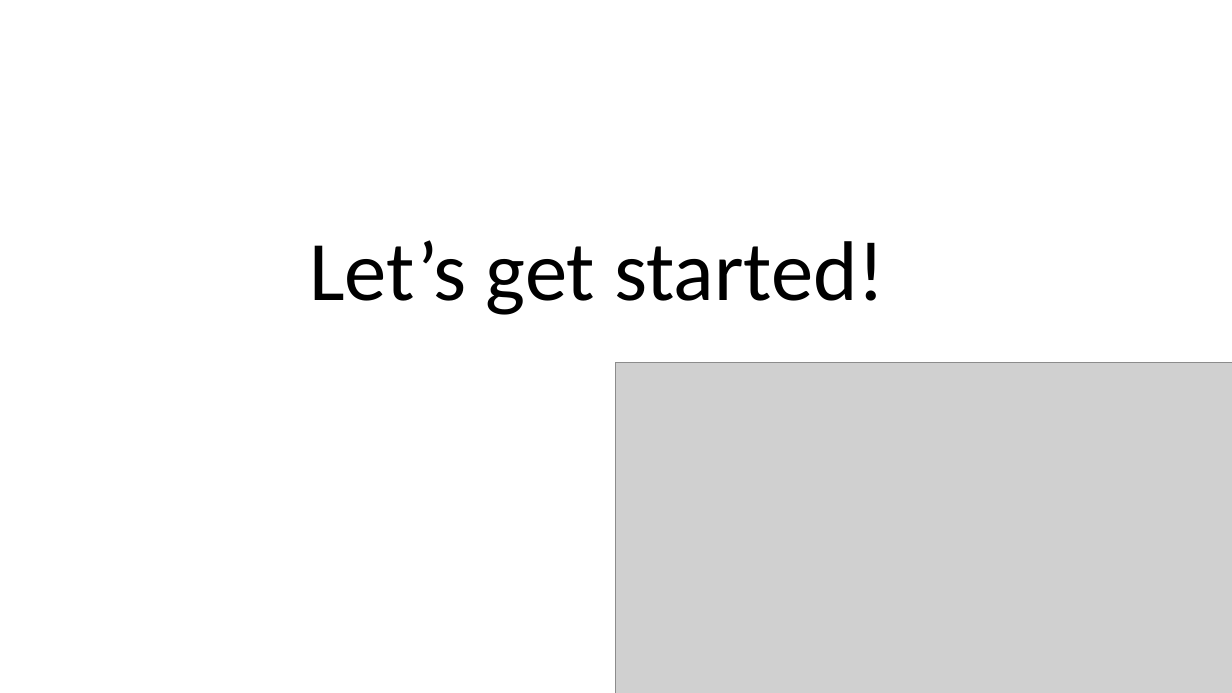
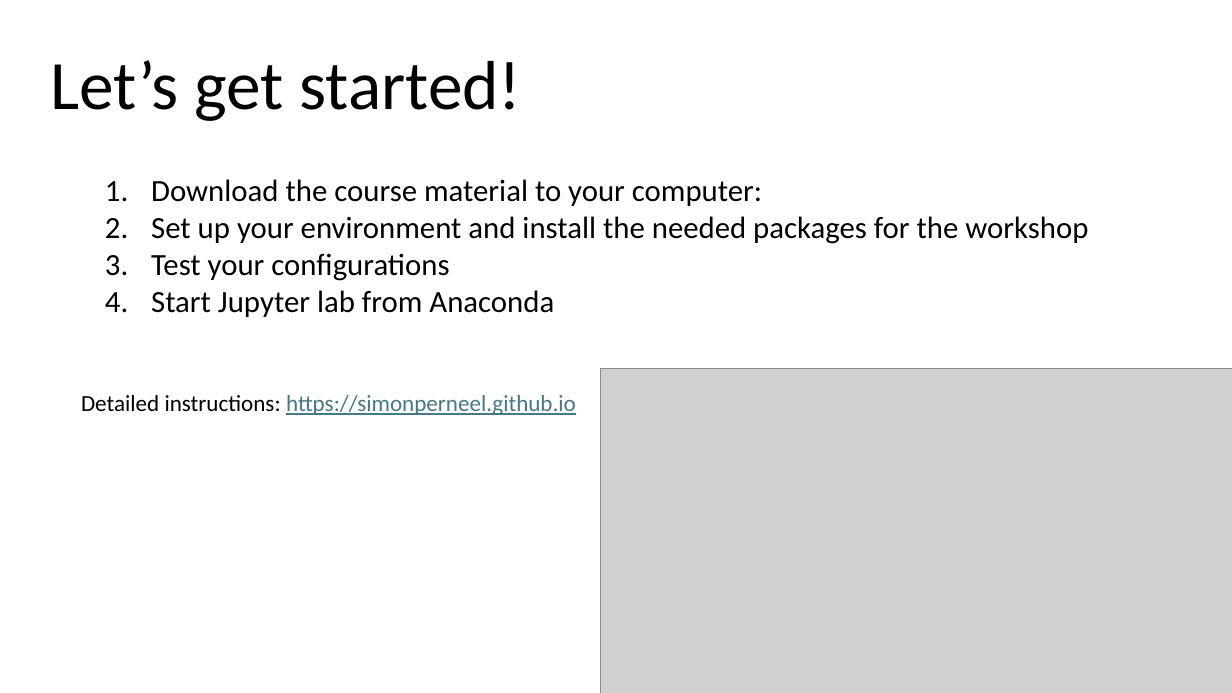
Before and after one commit to simonperneel/DS-python-data-analysis, a slide deck: slide 10 of docs/slides.pptx. Drawn at 1232x693 pixels with LibreOffice and Linux fonts; fonts in the diff are those of the drawing; grey boxes stand for pictures. Boxes give left, top, right and bottom in pixels: in the first picture for what was removed or moved away, otherwise in the second. Text is boxed around its words. In the diff, an @@ line names an element or a change of style, - is before the commit and + after.

```diff
--- a/docs/slides.pptx
+++ b/docs/slides.pptx
@@ title "Let’s get started!" moved from (x1=309, y1=240, x2=885, y2=315) to (x1=50, y1=60, x2=522, y2=121) @@
@@ title "Let’s get started!" at (x1=50, y1=60, x2=522, y2=121): size 66 to 54 pt @@
@@ text added at (x1=151, y1=179, x2=1088, y2=317), 24 pt, text #000000 @@
+1. Download the course material to your computer:
+2. Set up your environment and install the needed packages for the workshop
+3. Test your configurations
+4. Start Jupyter lab from Anaconda
@@ picture resized from (x1=616, y1=362, x2=1232, y2=693) to (x1=601, y1=369, x2=1232, y2=693) @@
@@ text added at (x1=81, y1=395, x2=576, y2=415), 18 pt, text #467886, underline @@
+Detailed instructions: https://simonperneel.github.io
```
Also in this commit, not shown: 6 other slides changed, 23 other files.
